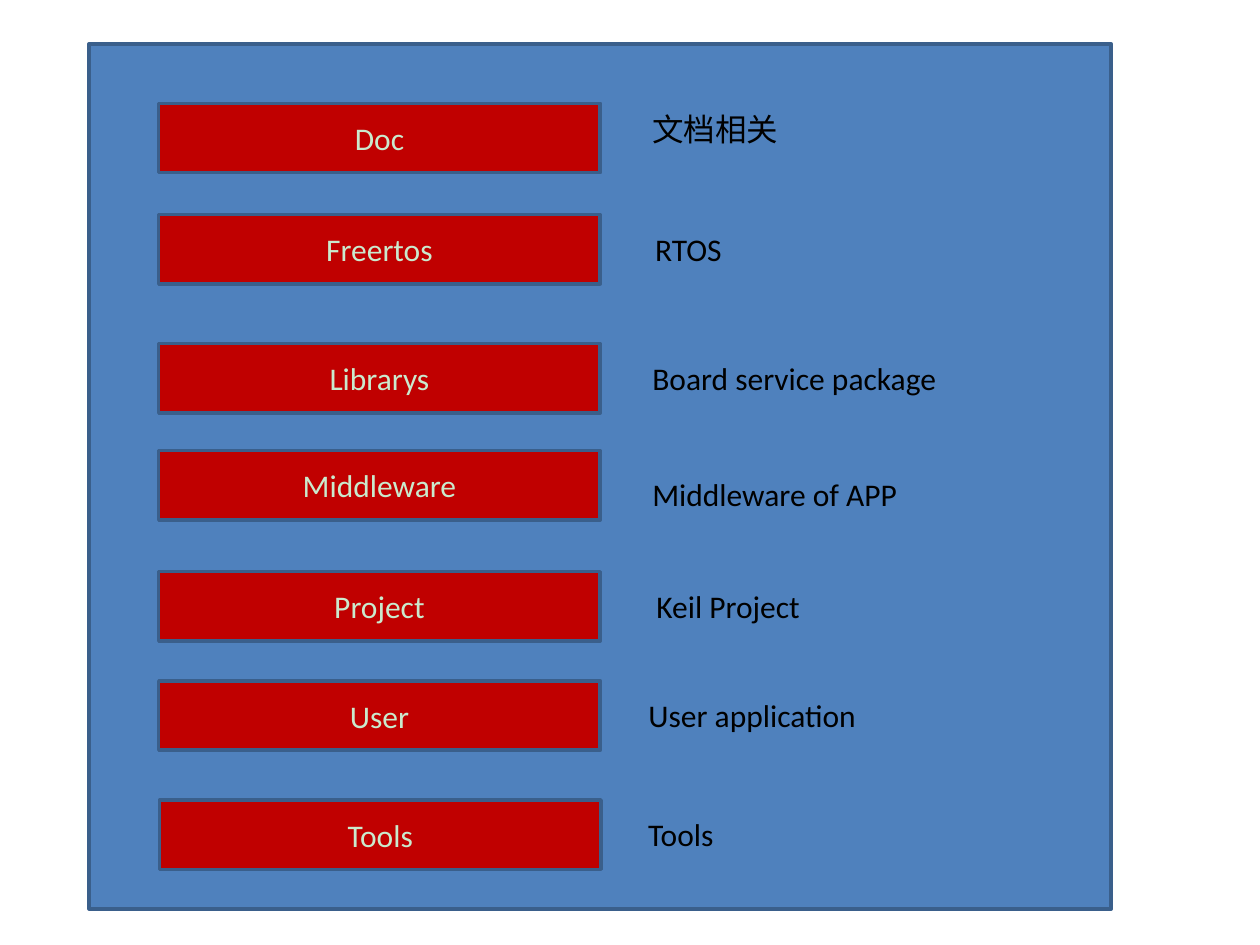
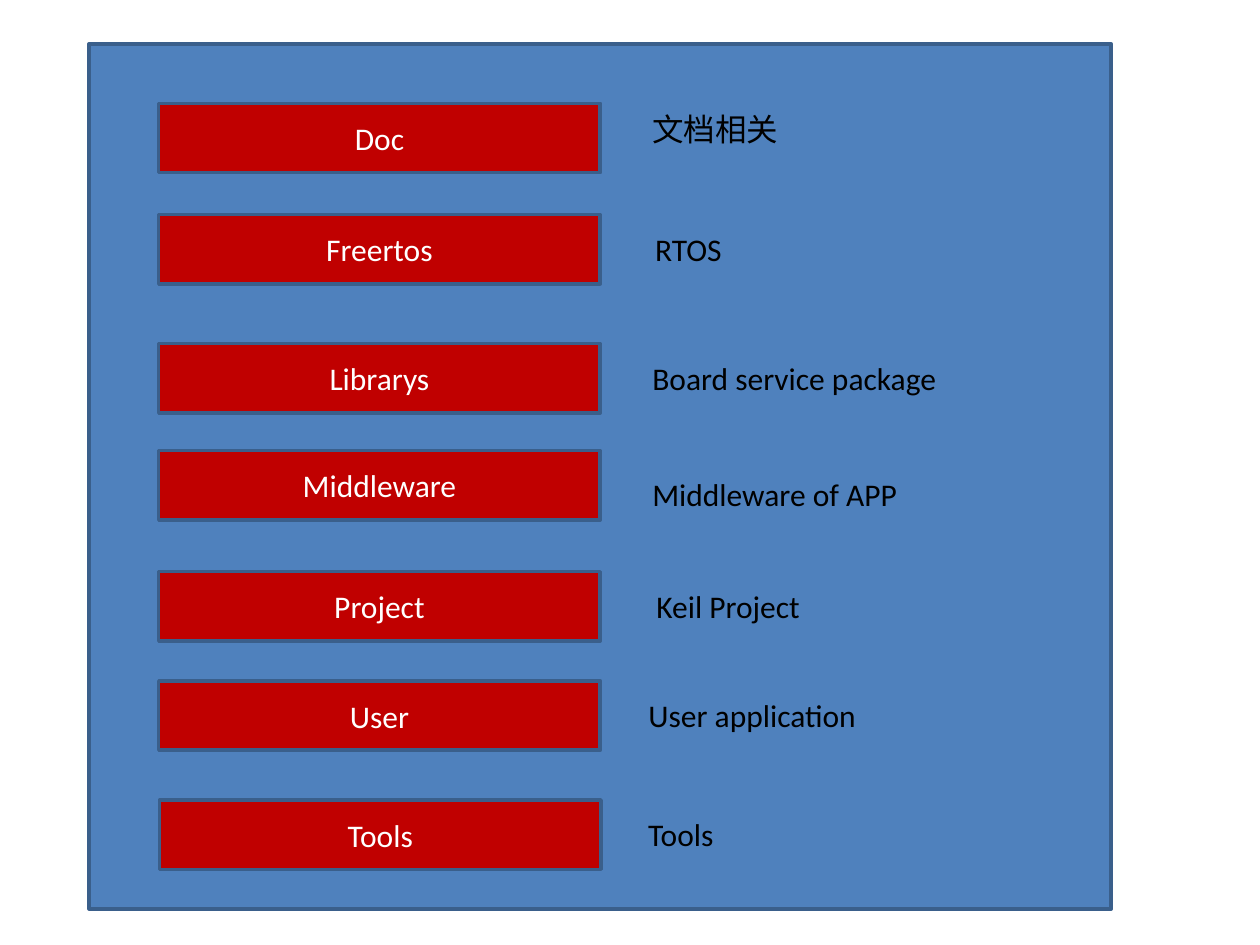
Before and after one commit to xihua13104/blue_angel, a slide deck: slide 1 of bluetooth_basic_v0.1/Doc/软件架构.pptx. Drawn at 1260x945 pixels with LibreOffice and Linux fonts; fonts in the diff are those of the drawing. Boxes give left, top, right and bottom in pixels: in the first picture for what was removed or moved away, otherwise in the second. Text is boxed around its words. In the diff, an @@ line names an element or a change of style, - is before the commit and + after.

```diff
--- a/bluetooth_basic_v0.1/Doc/软件架构.pptx
+++ b/bluetooth_basic_v0.1/Doc/软件架构.pptx
@@ background #CAEACE to #FFFFFF @@
@@ text colour #CAEACE to #FFFFFF in 7 elements at <box>159,103,600,173</box>, <box>159,344,600,413</box>, <box>159,451,600,520</box>, <box>159,572,600,641</box>, <box>159,680,600,750</box>, <box>159,214,600,284</box>, <box>160,800,601,869</box> @@
```
Also in this commit, not shown: 3 other slides changed, 4 slides added, 15 other files.
